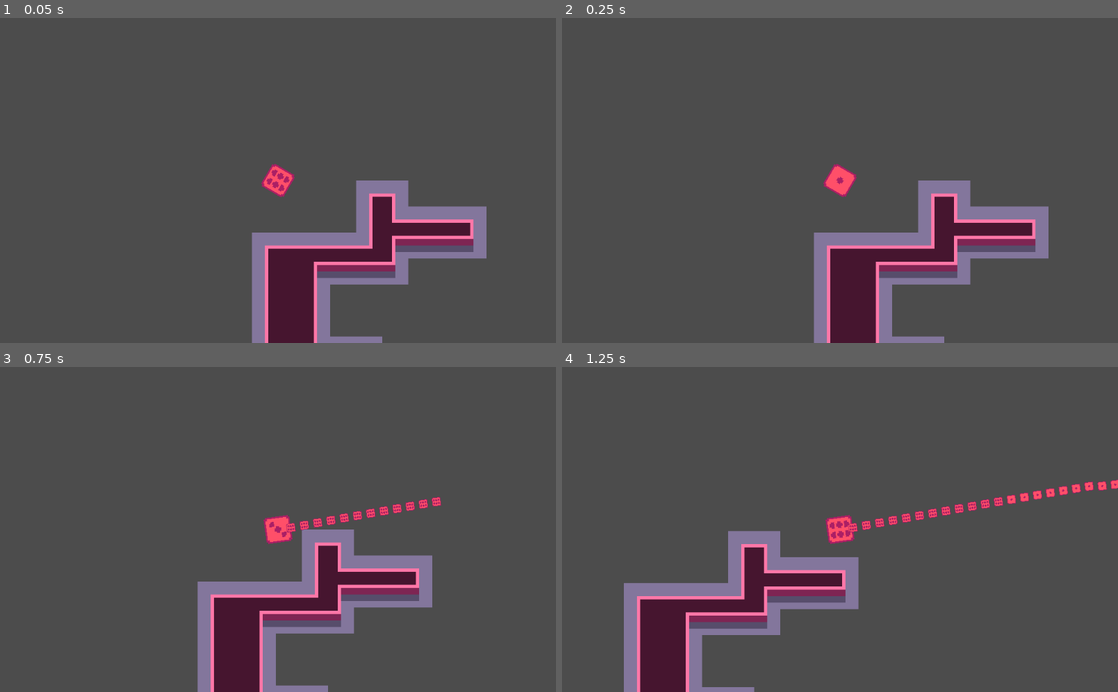
Above: before the commit, frames 1-4 (two rows, left to right).
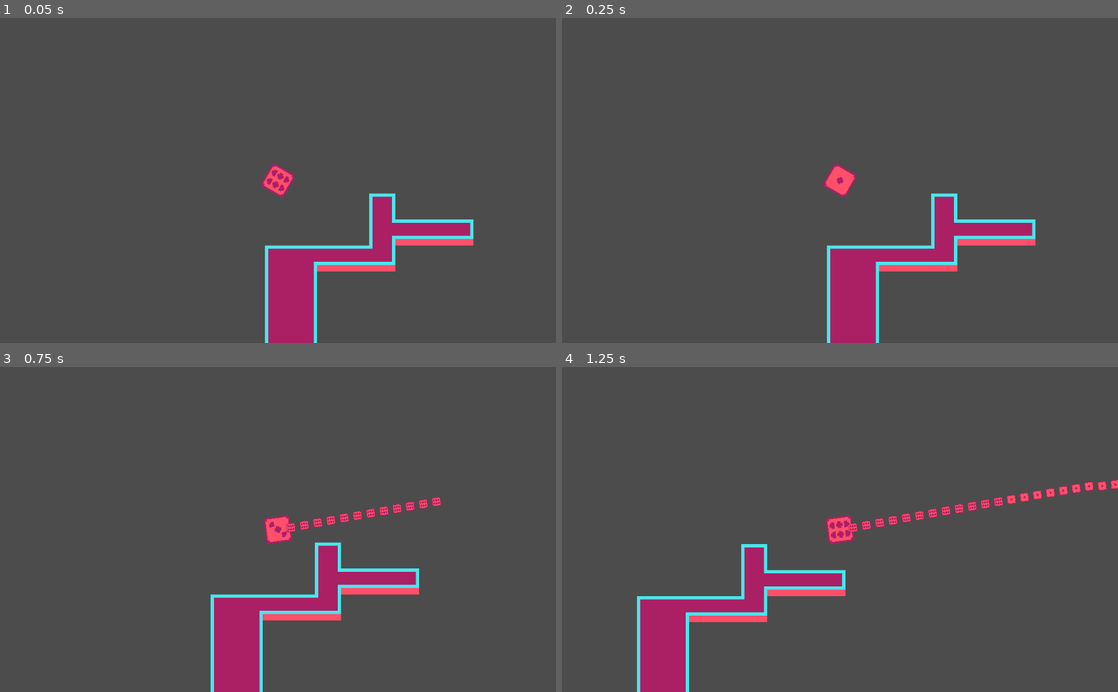
Above: after the commit, the same moments.

Repository: russmatney/dice-nine
Game: Godot game, scene res://src/demos/TilesDemo.tscn
The game is run twice, just before and just after one commit, with the same random seed, the same clock (stepped at 60 frames per second) and the same inputs.
Inputs (mouse positions are in pixels of both pictures, inside the frame that each line leads up to):
- Up to frame 1 (0.05 s): no input
- Up to frame 2 (0.25 s): no input
- Up to frame 3 (0.75 s): tap Enter at 0.5 s; move the mouse to (400, 513) at 0.52 s; hold D (move_right) from 0.53 s (still down); hold E (fire) from 0.53 s (still down)
- Up to frame 4 (1.25 s): keep holding D (move_right); keep holding E (fire)

The runs differ from the first frame. In frame 1, 11% of the frame differs, in the area x 45-88%, y 50-100%; in frame 2, 11%; in frame 3, 11%; in frame 4, 11%.

Commit message:
feat: tiles on color scheme!
using funkyfuture8

Diff:
--- a/resources/2x2-autotiles.tres
+++ b/resources/2x2-autotiles.tres
@@ -1,6 +1,6 @@
 [gd_resource type="TileSet" load_steps=21 format=2]
 
-[ext_resource path="res://assets/tiles/2x2_autotiles.png" type="Texture" id=1]
+[ext_resource path="res://assets/tiles/2x2_autotiles_sheet.png" type="Texture" id=1]
 [ext_resource path="res://src/tools/TileSetTools.gd" type="Script" id=2]
 
 [sub_resource type="ConvexPolygonShape2D" id=1]
--- a/resources/3x3-autotiles.tres
+++ b/resources/3x3-autotiles.tres
@@ -1,6 +1,6 @@
 [gd_resource type="TileSet" load_steps=50 format=2]
 
-[ext_resource path="res://assets/tiles/3x3_minimal_autotiles.png" type="Texture" id=1]
+[ext_resource path="res://assets/tiles/3x3_minimal_autotiles_sheet.png" type="Texture" id=1]
 [ext_resource path="res://src/tools/TileSetTools.gd" type="Script" id=2]
 
 [sub_resource type="ConvexPolygonShape2D" id=2]
Binary file added: assets/tiles/2x2_autotiles.aseprite
Binary file added: assets/tiles/2x2_autotiles_sheet.png
Not shown, added: assets/tiles/2x2_autotiles_sheet.png.import
Binary file added: assets/tiles/3x3_minimal_autotiles.aseprite
Binary file changed: assets/tiles/3x3_minimal_autotiles.png
Binary file added: assets/tiles/3x3_minimal_autotiles_sheet.png
Not shown, added: assets/tiles/3x3_minimal_autotiles_sheet.png.import
